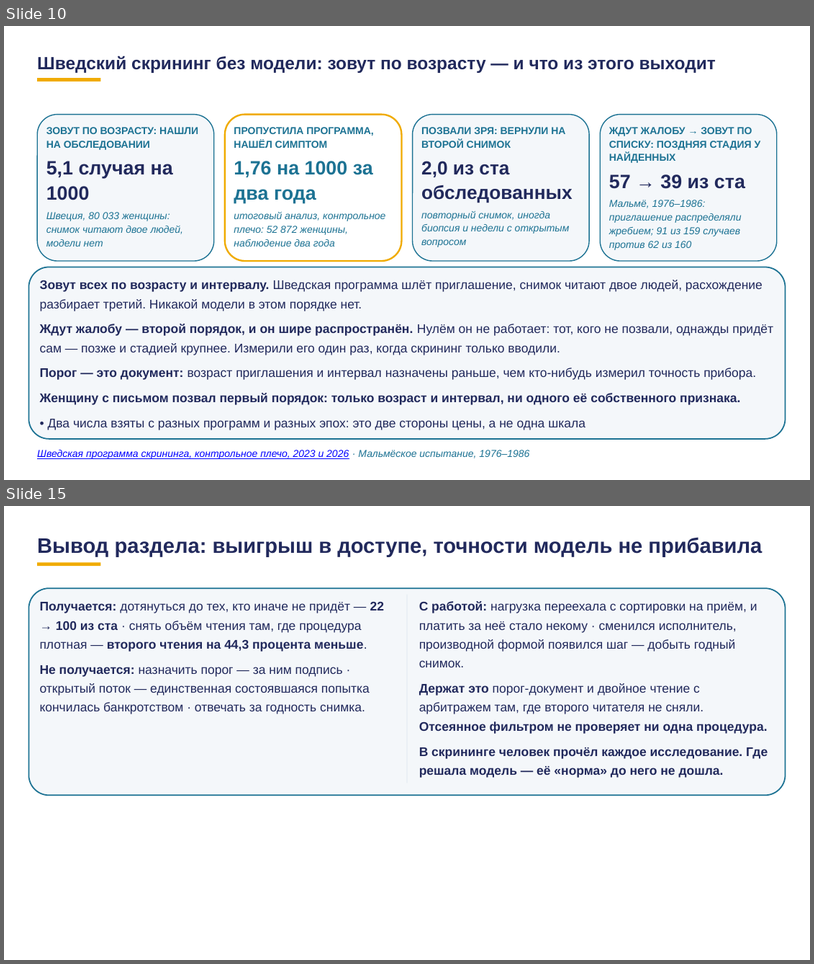
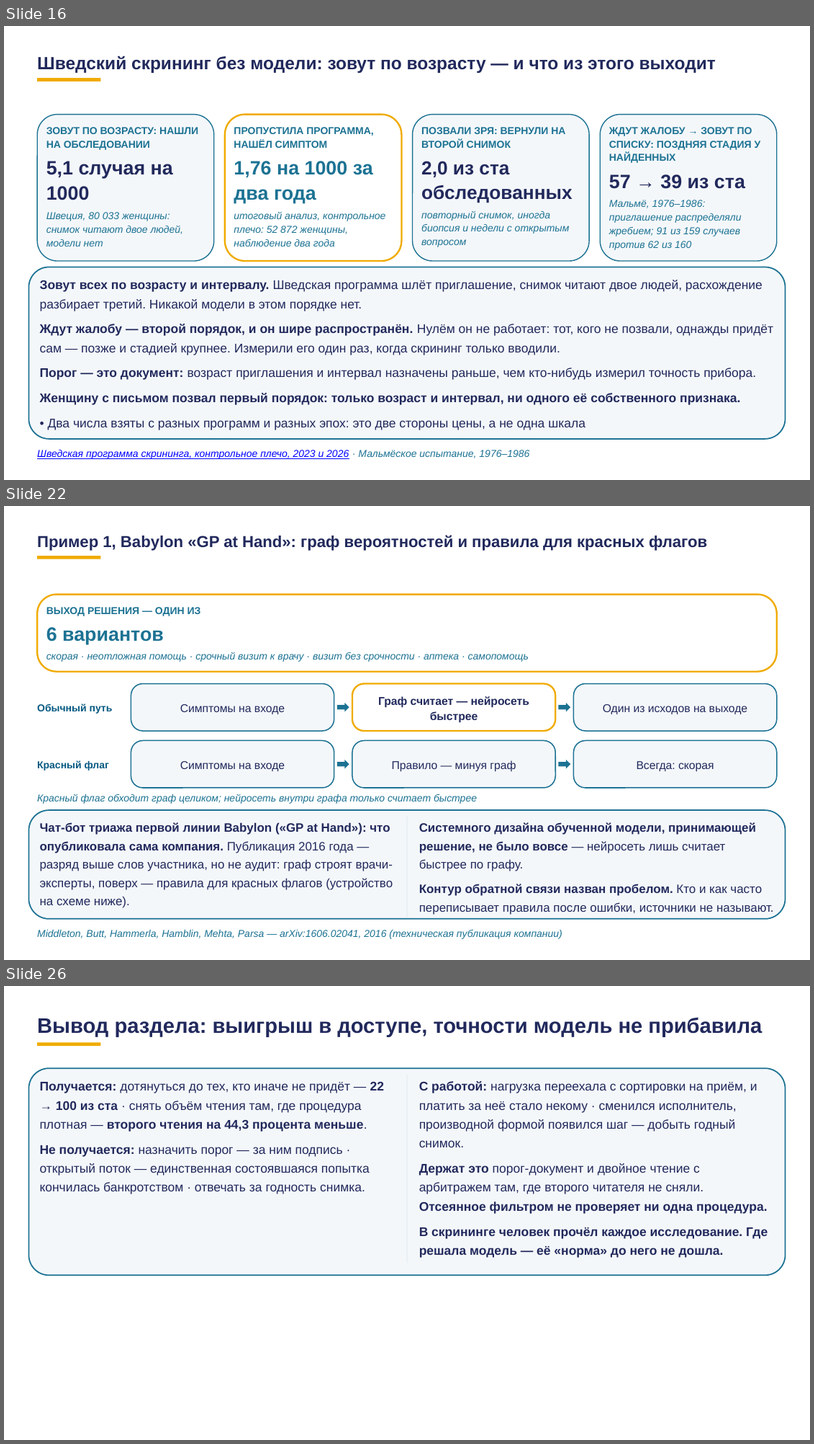
Before and after one commit to tellina-study/AI-usage-lessons, a slide deck: library/lectures/lec-07/rework/deck/lec-07-karkas.pptx. Shown one above the other, each under a label of ours: slides 10 and 15 before the commit, slides 16, 22 and 26 after it; the slides between them are not shown. The pictures are 814x964 and 814x1444 pixels, drawn with LibreOffice and Linux fonts; fonts in the diff are those of the drawing. Boxes give left, top, right and bottom in pixels: in the first picture for what was removed or moved away, otherwise in the second. Text is boxed around its words. In the diff, an @@ line names an element or a change of style, - is before the commit and + after.

```diff
--- a/library/lectures/lec-07/rework/deck/lec-07-karkas.pptx
+++ b/library/lectures/lec-07/rework/deck/lec-07-karkas.pptx
@@ slide 22 added at box(4, 506, 810, 960), background #FFFFFF @@
@@ text added at box(37, 535, 707, 551), 19 pt, text #21295C, bold @@
+Пример 1, Babylon «GP at Hand»: граф вероятностей и правила для красных флагов
@@ rectangle added at box(37, 556, 100, 559), fill #F0AB00 @@
@@ rounded rectangle added at box(37, 595, 777, 671), fill #FFFFFF, outline #F0AB00 2 pt @@
@@ text added at box(46, 607, 201, 616), 12 pt, text #1C7293, bold @@
+ВЫХОД РЕШЕНИЯ — ОДИН ИЗ
@@ text added at box(46, 627, 164, 645), 23 pt, text #1C7293, bold @@
+6 вариантов
@@ text added at box(46, 651, 529, 662), 12 pt, text #1C7293, italic @@
+скорая · неотложная помощь · срочный визит к врачу · визит без срочности · аптека · самопомощь
@@ rounded rectangle added at box(131, 683, 334, 731), fill #F4F7FA, outline #1C7293 1.3 pt @@
@@ rounded rectangle added at box(352, 683, 556, 731), fill #FFFFFF, outline #F0AB00 2 pt @@
@@ text added at box(378, 696, 530, 723), 13.5 pt, text #21295C, bold @@
+Граф считает — нейросеть быстрее
@@ rounded rectangle added at box(574, 683, 777, 731), fill #F4F7FA, outline #1C7293 1.3 pt @@
@@ text added at box(37, 703, 113, 713), 12 pt, text #065A82, bold @@
+Обычный путь
@@ text added at box(180, 704, 285, 714), 13.5 pt, text #21295C @@
+Симптомы на входе
@@ right arrow added at box(337, 703, 350, 712), fill #1C7293 @@
@@ right arrow added at box(558, 703, 571, 712), fill #1C7293 @@
@@ text added at box(603, 704, 748, 714), 13.5 pt, text #21295C @@
+Один из исходов на выходе
@@ rounded rectangle added at box(131, 740, 334, 788), fill #F4F7FA, outline #1C7293 1.3 pt @@
@@ rounded rectangle added at box(352, 740, 556, 788), fill #F4F7FA, outline #1C7293 1.3 pt @@
@@ rounded rectangle added at box(574, 740, 777, 788), fill #F4F7FA, outline #1C7293 1.3 pt @@
@@ text added at box(37, 760, 109, 770), 12 pt, text #065A82, bold @@
+Красный флаг
@@ text added at box(180, 761, 285, 771), 13.5 pt, text #21295C @@
+Симптомы на входе
@@ right arrow added at box(337, 759, 350, 769), fill #1C7293 @@
@@ text added at box(392, 760, 516, 772), 13.5 pt, text #21295C @@
+Правило — минуя граф
@@ right arrow added at box(558, 759, 571, 769), fill #1C7293 @@
@@ text added at box(637, 761, 715, 772), 13.5 pt, text #21295C @@
+Всегда: скорая
@@ text added at box(37, 794, 477, 803), 12 pt, text #1C7293, italic @@
+Красный флаг обходит граф целиком; нейросеть внутри графа только считает быстрее
@@ rounded rectangle added at box(28, 811, 786, 919), fill #F4F7FA, outline #1C7293 1.5 pt @@
@@ text added at box(40, 822, 393, 908), 14.5 pt, text #21295C @@
+Чат-бот триажа первой линии Babylon («GP at Hand»): что опубликовала сама компания. Публикация 2016 года — разряд выше слов участника, но не аудит: граф строят врачи-эксперты, поверх — правила для красных флагов (устройство на схеме ниже).
@@ rectangle added at box(407, 816, 407, 917), fill #D9E2EC @@
@@ text added at box(419, 822, 774, 914), 14.5 pt, text #21295C @@
+Системного дизайна обученной модели, принимающей решение, не было вовсе — нейросеть лишь считает быстрее по графу.
+Контур обратной связи назван пробелом. Кто и как часто переписывает правила после ошибки, источники не называют.
@@ text added at box(37, 929, 563, 939), 12 pt, text #1C7293, italic @@
+Middleton, Butt, Hammerla, Hamblin, Mehta, Parsa — arXiv:1606.02041, 2016 (техническая публикация компании)
@@ what was slide 10 is now slide 16 @@
@@ what was slide 15 is now slide 26 @@
```
Also in this commit, not shown: 5 slides changed, 10 other slides added, 8 other files.
